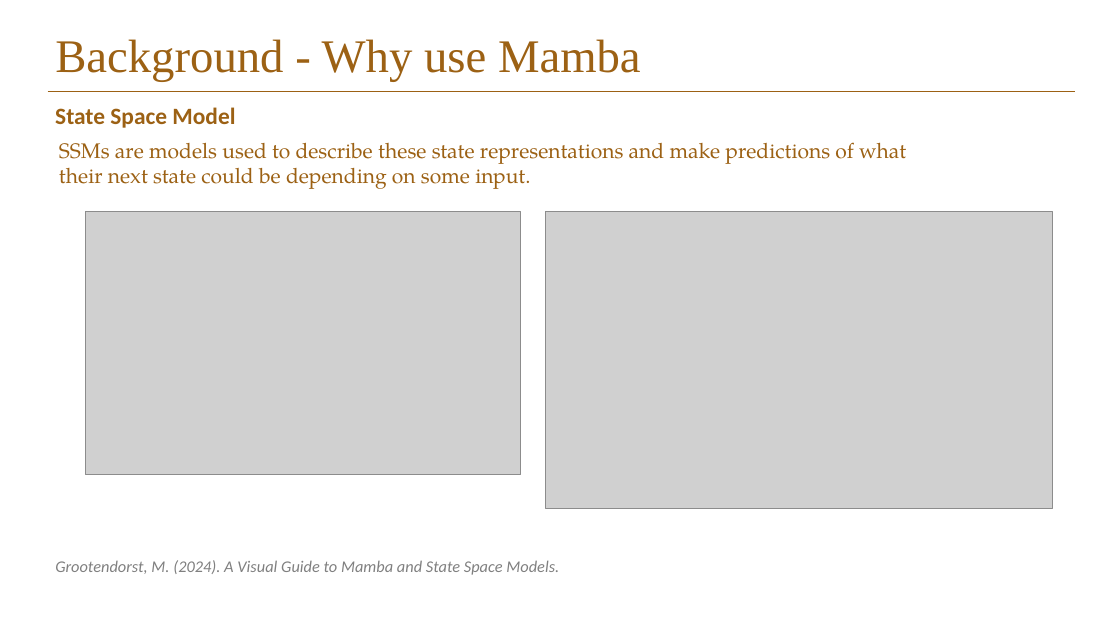
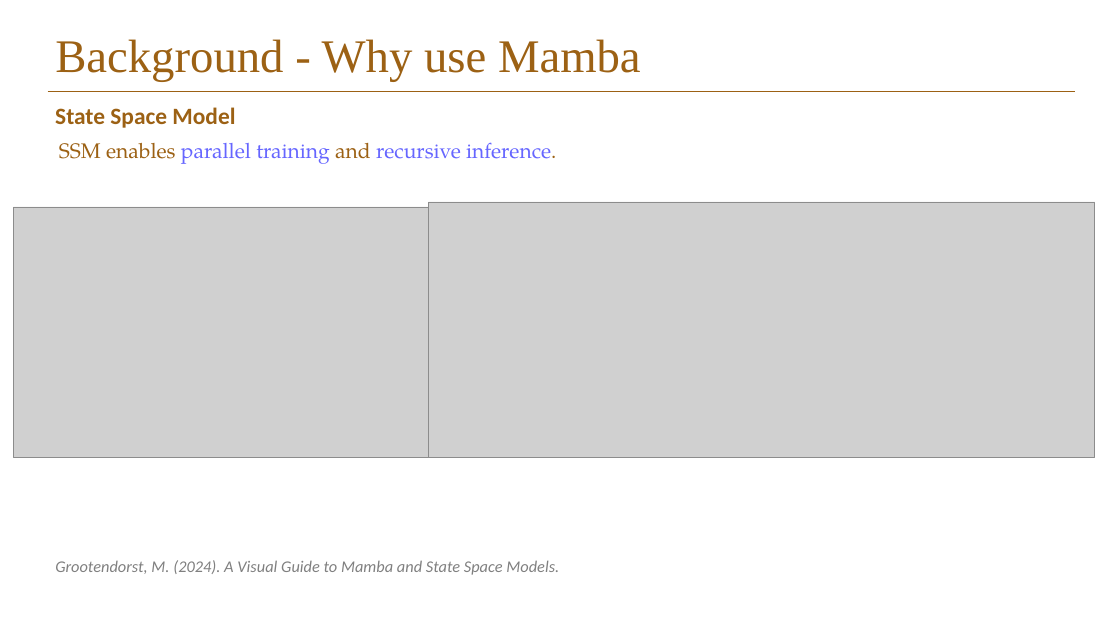
Before and after one commit to Elison-debug/Cmamba_reconstruct, a slide deck: slide 7 of pre-ssm.pptx (slide 13 before the commit). Drawn at 1120x629 pixels with LibreOffice and Linux fonts; fonts in the diff are those of the drawing; grey boxes stand for pictures; background and template pictures are left out. Boxes give left, top, right and bottom in pixels: in the first picture for what was removed or moved away, otherwise in the second. Text is boxed around its words. In the diff, an @@ line names an element or a change of style, - is before the commit and + after.

```diff
--- a/pre-ssm.pptx
+++ b/pre-ssm.pptx
@@ text removed at (x1=59, y1=142, x2=906, y2=189) @@
-SSMs are models used to describe these state representations and make predictions of what their next state could be depending on some input.
@@ text added at (x1=59, y1=142, x2=556, y2=164), 18 pt, text #6666FF @@
+SSM enables parallel training and recursive inference.
@@ picture resized from (x1=85, y1=211, x2=521, y2=475) to (x1=13, y1=207, x2=428, y2=458) @@
@@ picture resized from (x1=545, y1=211, x2=1053, y2=508) to (x1=428, y1=202, x2=1095, y2=458) @@
```
Also in this commit, not shown: 12 other slides changed, 1 slide added, 9 slides removed, 2 other files.
